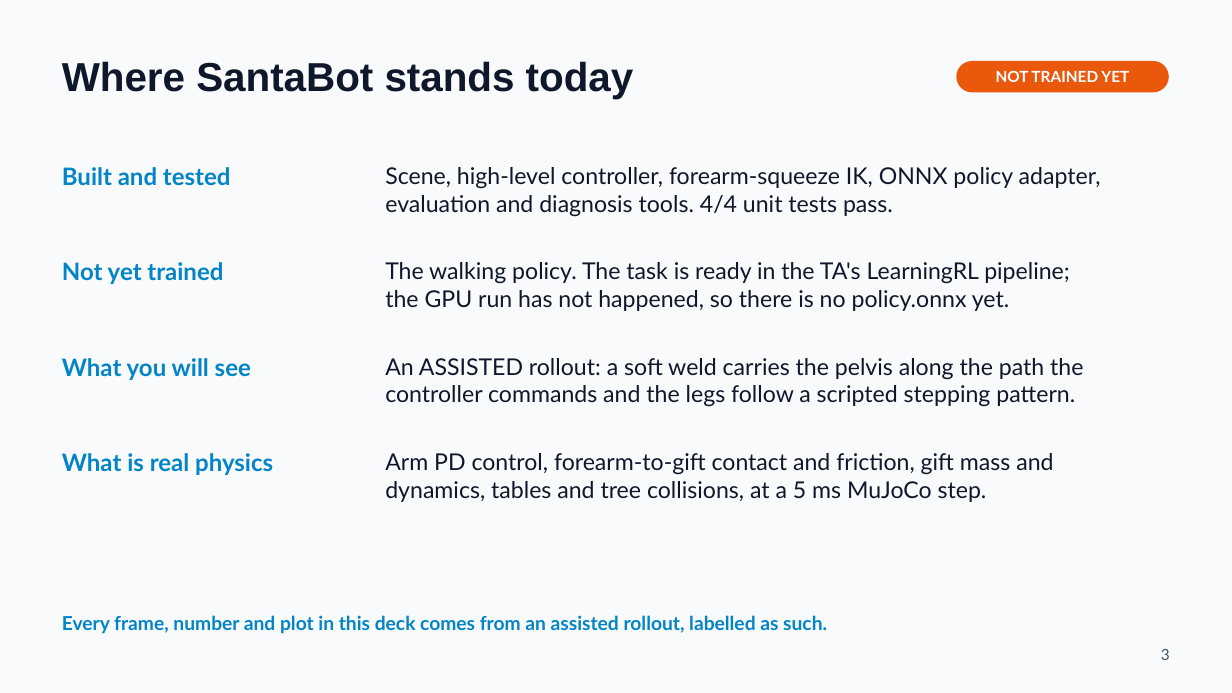
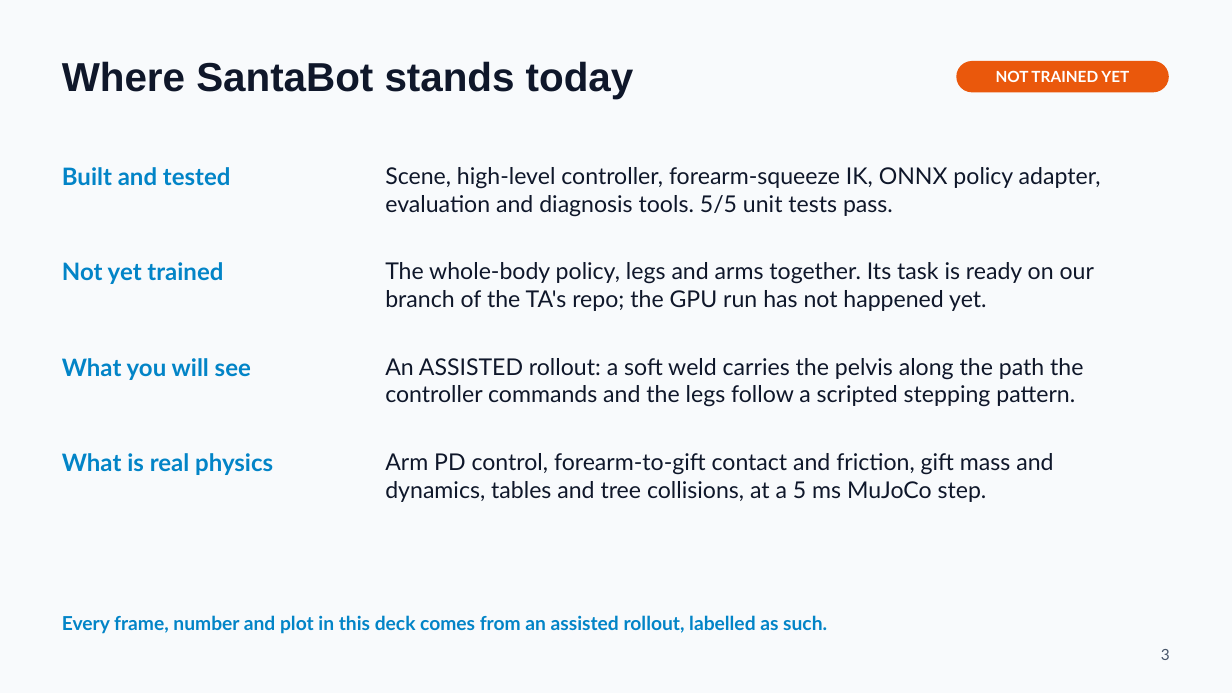
Before and after one commit to thebestjuan1738/SantaDisplayRoboto, a slide deck: slide 3 of slides/SantaBot_Stage2_Simulation_Review.pptx. Drawn at 1232x693 pixels with LibreOffice and Linux fonts; fonts in the diff are those of the drawing. Boxes give left, top, right and bottom in pixels: in the first picture for what was removed or moved away, otherwise in the second. Text is boxed around its words. In the diff, an @@ line names an element or a change of style, - is before the commit and + after.

```diff
--- a/slides/SantaBot_Stage2_Simulation_Review.pptx
+++ b/slides/SantaBot_Stage2_Simulation_Review.pptx
@@ text at box(385, 195, 893, 217): text changed @@
-evaluation and diagnosis tools. 4/4 unit tests pass.
+evaluation and diagnosis tools. 5/5 unit tests pass.
@@ text at box(385, 262, 1094, 311): text changed @@
-The walking policy. The task is ready in the TA's LearningRL pipeline;
-the GPU run has not happened, so there is no policy.onnx yet.
+The whole-body policy, legs and arms together. Its task is ready on our
+branch of the TA's repo; the GPU run has not happened yet.
```
Also in this commit, not shown: 3 other slides changed, 8 other files.
